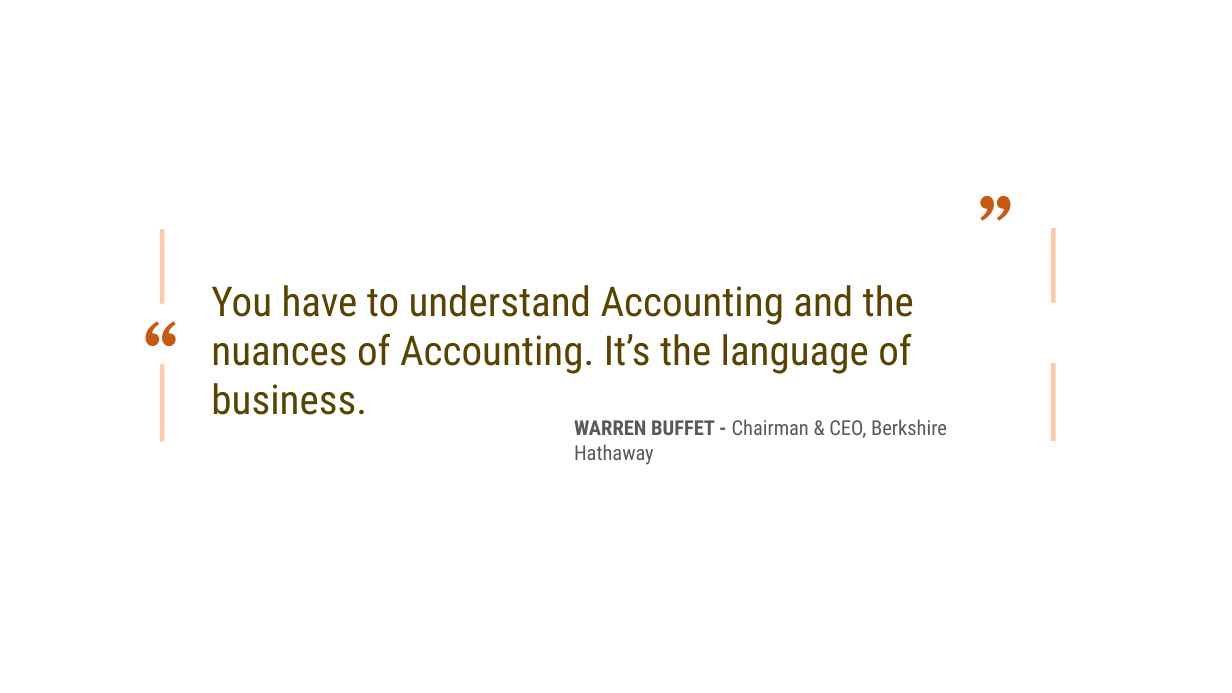
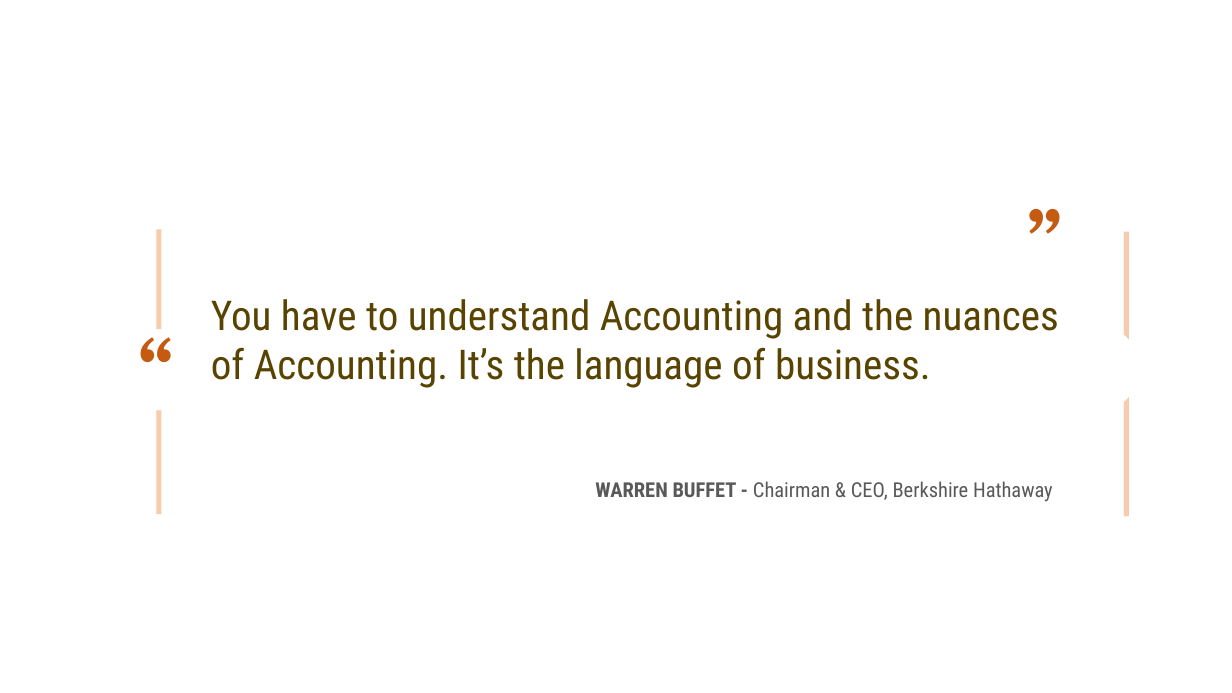
Before and after one commit to leonardodls/product-introduction-financial-accounting, a slide deck: slide 6 of assets/public/Chapter_1_Introduction_to_business_and_accounting_concepts/documents/resources/BusinessConcepts.pptx. Drawn at 1232x693 pixels with LibreOffice and Linux fonts; fonts in the diff are those of the drawing. Boxes give left, top, right and bottom in pixels: in the first picture for what was removed or moved away, otherwise in the second. Text is boxed around its words. In the diff, an @@ line names an element or a change of style, - is before the commit and + after.

```diff
--- a/assets/public/Chapter_1_Introduction_to_business_and_accounting_concepts/documents/resources/BusinessConcepts.pptx
+++ b/assets/public/Chapter_1_Introduction_to_business_and_accounting_concepts/documents/resources/BusinessConcepts.pptx
@@ rectangle: place and size @@
-rectangle at box(160, 229, 165, 442)
+rectangle at box(156, 229, 161, 514)
@@ rectangle: place and size @@
-rectangle at box(1052, 228, 1056, 441)
+rectangle at box(1124, 232, 1128, 517)
@@ text "“" rewrapped from box(135, 276, 194, 397) to box(130, 293, 193, 456) @@
@@ text "You have to understand Accounting ..." rewrapped from box(211, 285, 914, 374) to box(211, 299, 1059, 388) @@
@@ text "“" rewrapped from box(1022, 267, 1081, 388) to box(1071, 280, 1134, 443) @@
@@ ellipse: place and size @@
-ellipse at box(132, 304, 193, 365)
+ellipse at box(128, 329, 192, 410)
@@ ellipse: place and size @@
-ellipse at box(1024, 302, 1085, 363)
+ellipse at box(1074, 328, 1139, 409)
@@ text "WARREN BUFFET - Chairman & ..." rewrapped from box(574, 419, 947, 465) to box(595, 481, 1053, 502) @@
```
Also in this commit, not shown: 1 other file.
